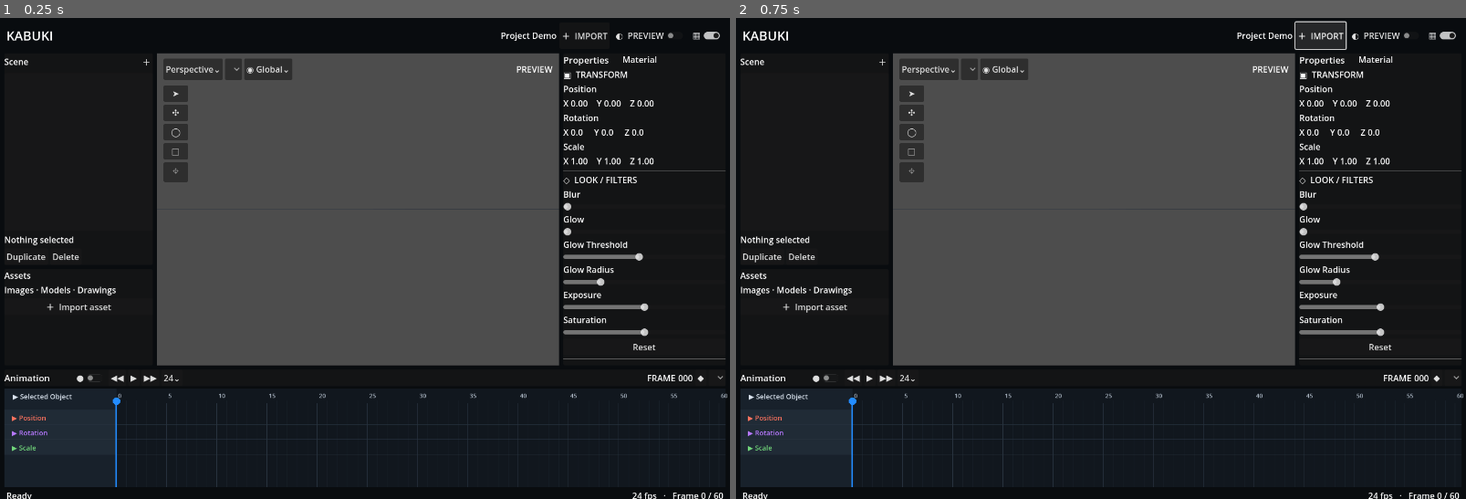
Above: before the commit, frames 1-2 (left to right).
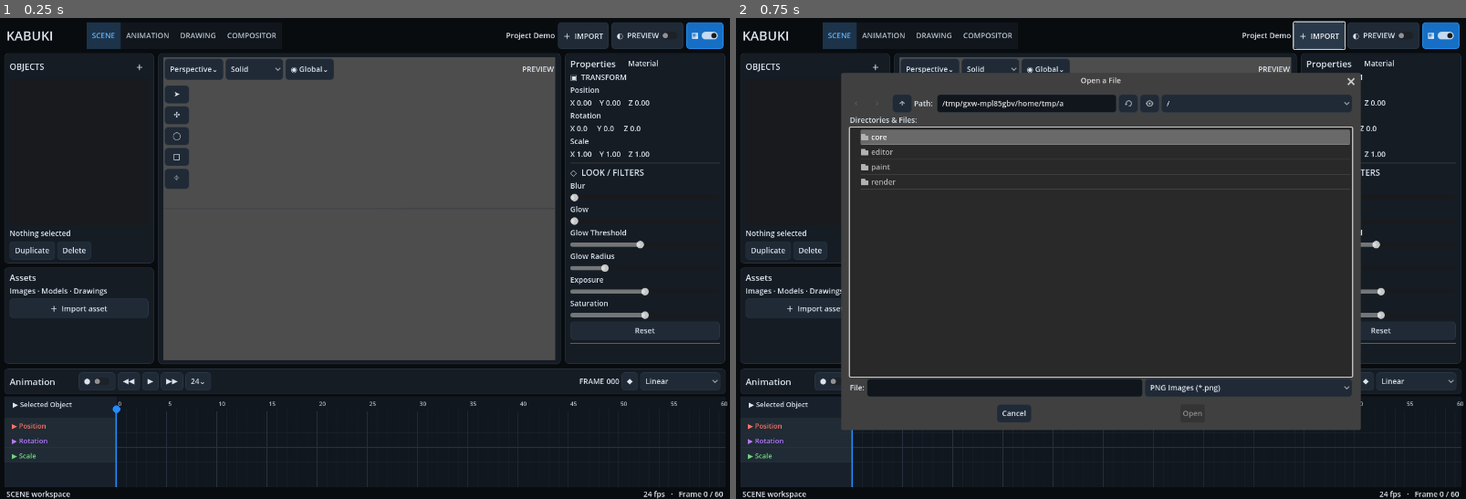
Above: after the commit, the same moments.

Repository: Onnevan/Kabuki
Game: Godot game, scene res://editor/main.tscn
Same seed, same stepped clock (60 frames per second), same inputs: the game is played once before the commit and once after it.
Inputs:
- Up to frame 1 (0.25 s): no input
- Up to frame 2 (0.75 s): click "＋ IMPORT" at 0.5 s

The runs differ from the first frame. In frame 1, 11% of the frame differs, in the area x 0-100%, y 0-100%; in frame 2, 46%.
Error before the commit: Parse Error: Cannot infer the type of "popup" variable because the value doesn't have a set type. (res://editor/main.gd:75)

Commit message:
Fix PopupMenu type inference in object creation menu

Diff:
--- a/editor/main.gd
+++ b/editor/main.gd
@@ -72,7 +72,7 @@
 	status.text = "Wireframe viewport" if index == 1 else "Solid viewport"
 
 func _setup_add_object_menu() -> void:
-	var popup := %AddObj.get_popup()
+	var popup: PopupMenu = %AddObj.get_popup()
 	for label in ["Plane", "Sound", "Camera", "Light", "Drawing"]:
 		popup.add_item(label)
 	popup.id_pressed.connect(_on_add_object_type)
